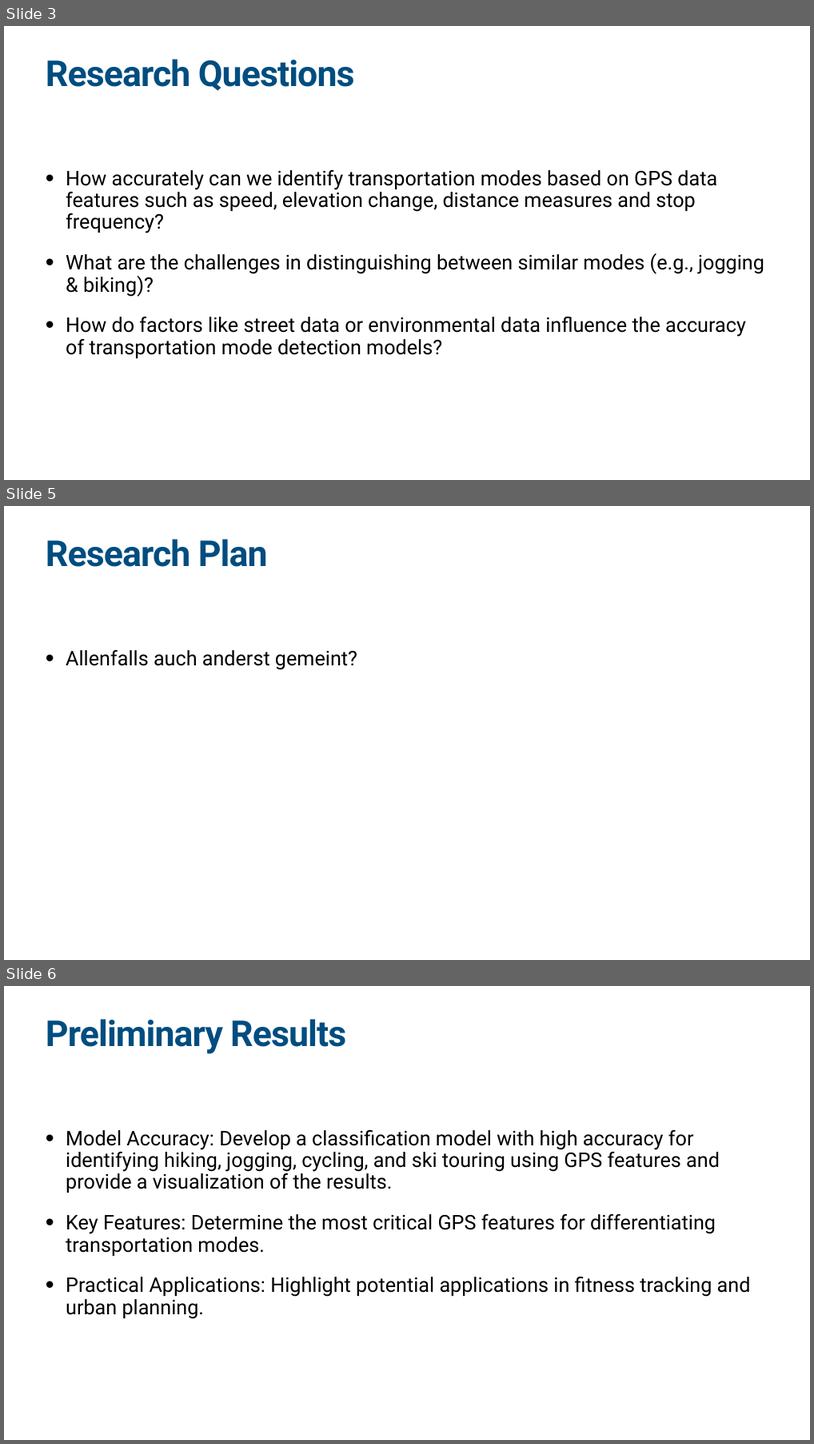
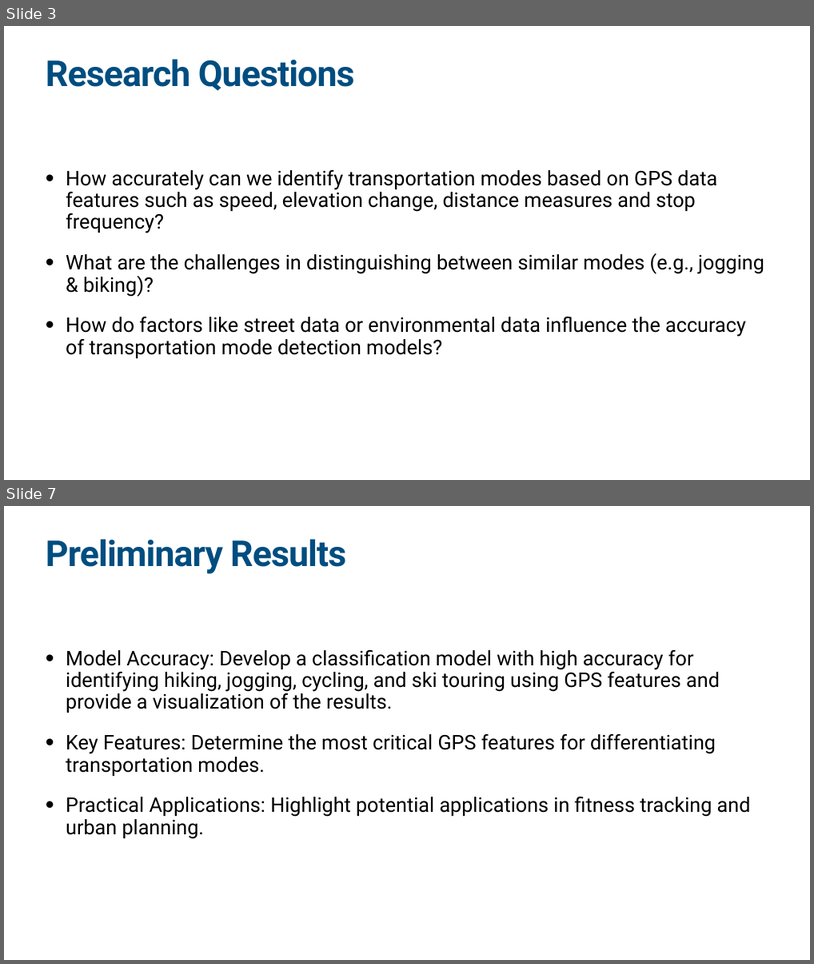
Before and after one commit to jonglr/GEO880-Project, a slide deck: Presentation.pptx. Shown one above the other, each under a label of ours: slides 3, 5 and 6 before the commit, slides 3 and 7 after it; the slides between them are not shown. The pictures are 814x1444 and 814x964 pixels, drawn with LibreOffice and Linux fonts; fonts in the diff are those of the drawing. Boxes give left, top, right and bottom in pixels: in the first picture for what was removed or moved away, otherwise in the second. Text is boxed around its words. In the diff, an @@ line names an element or a change of style, - is before the commit and + after.

```diff
--- a/Presentation.pptx
+++ b/Presentation.pptx
@@ slide 5 removed at bbox=[4, 506, 810, 960], background #FFFFFF @@
@@ title removed at bbox=[46, 539, 268, 567] @@
-Research Plan
@@ text removed at bbox=[66, 650, 358, 670] @@
-• Allenfalls auch anderst gemeint?
@@ what was slide 6 is now slide 7 @@
```
Also in this commit, not shown: 3 slides changed, 2 slides added, 1 other file.
